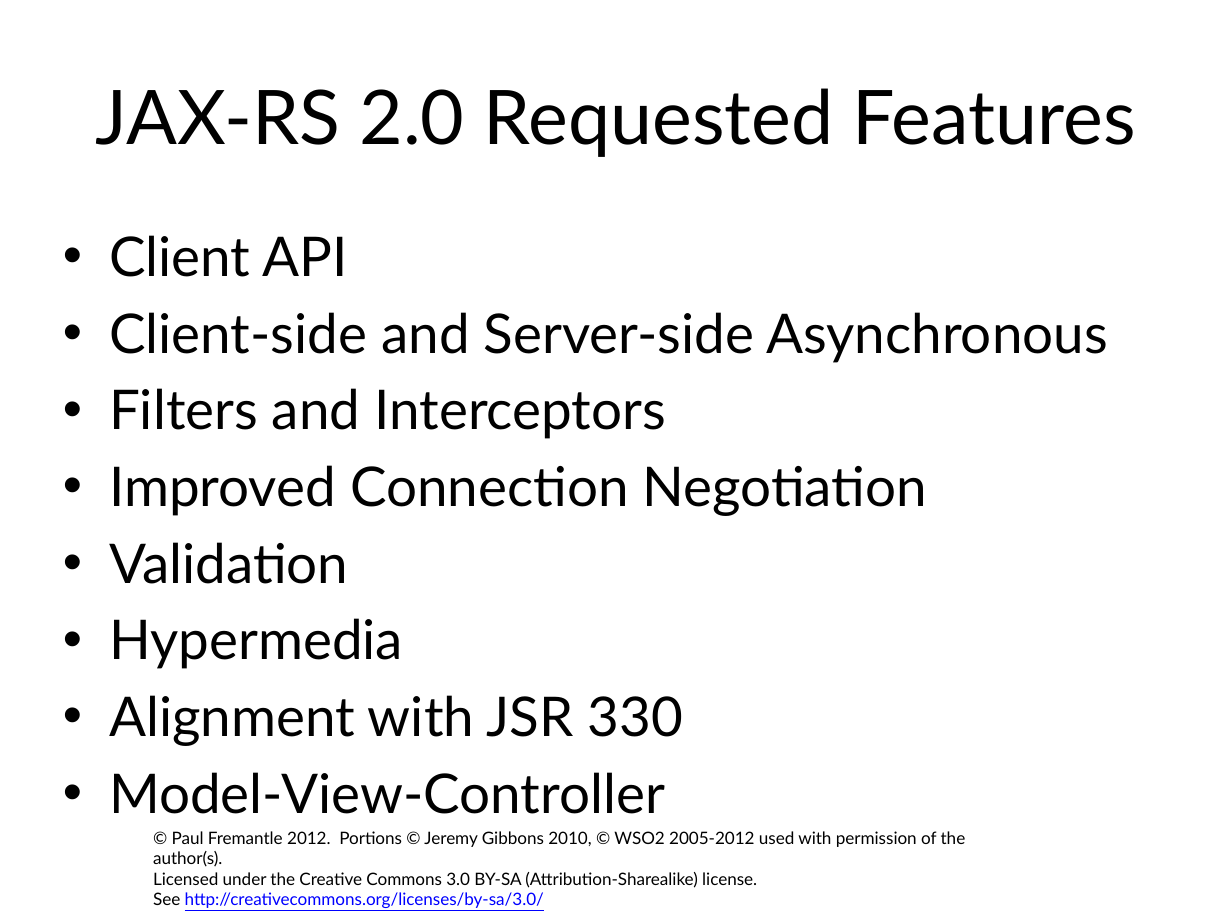
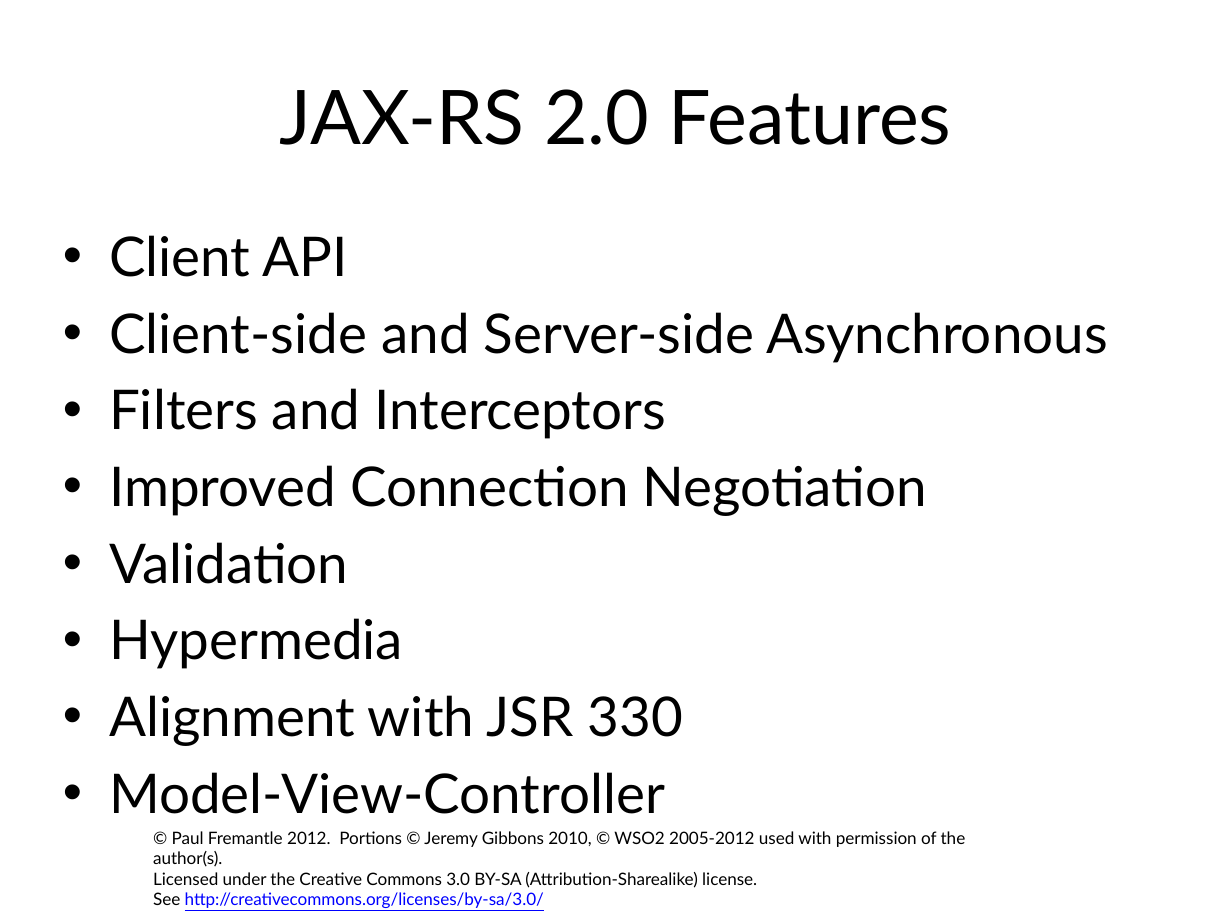
Before and after one commit to pzfreo/ox-soa-old, a slide deck: slide 9 of presentations/source/03a-Creating-REST-Clients.pptx. Drawn at 1232x924 pixels with LibreOffice and Linux fonts; fonts in the diff are those of the drawing; background and template pictures are left out. Boxes give left, top, right and bottom in pixels: in the first picture for what was removed or moved away, otherwise in the second. Text is boxed around its words. In the diff, an @@ line names an element or a change of style, - is before the commit and + after.

```diff
--- a/presentations/source/03a-Creating-REST-Clients.pptx
+++ b/presentations/source/03a-Creating-REST-Clients.pptx
@@ title at <box>280,89,951,145</box>: text changed @@
-JAX-RS 2.0 Requested Features
+JAX-RS 2.0 Features
```
Also in this commit, not shown: 3 other slides changed, 16 other files.
